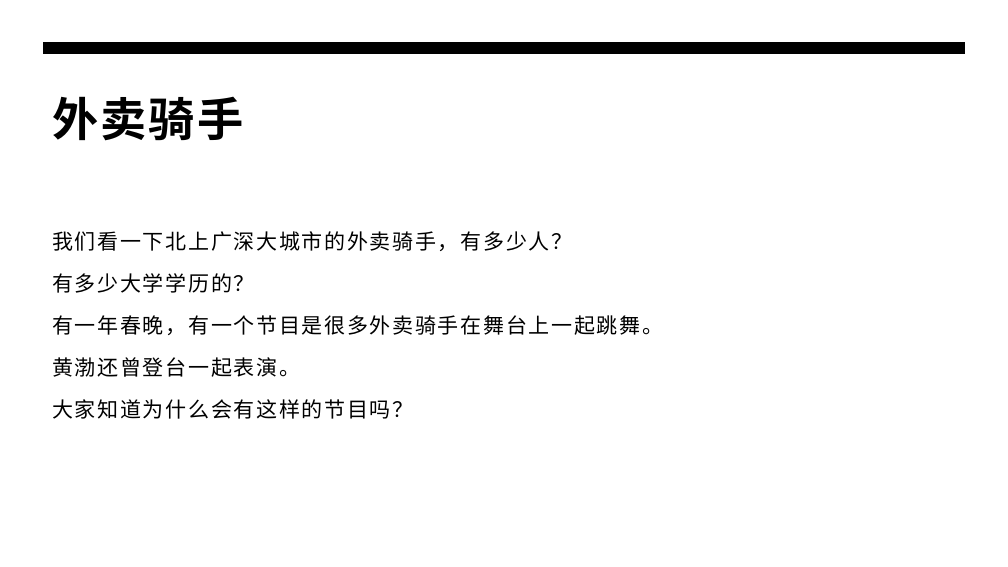
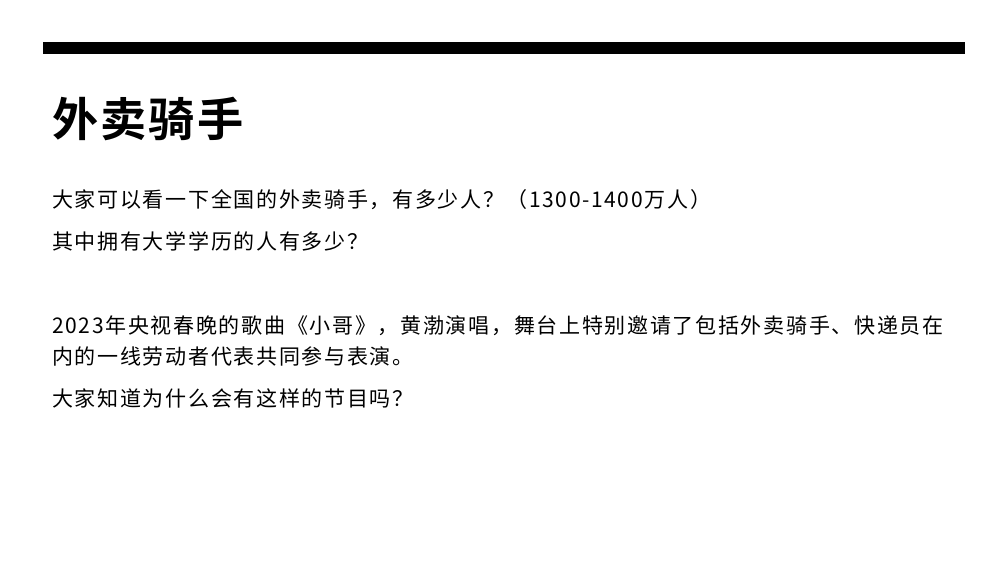
Before and after one commit to panxibei/writing, a slide deck: slide 7 of 44_心理学/24_浥尘伙伴社团原创：浥尘智慧家长课堂/AI时代高智慧家长私教课（第一季）/AI时代高智慧家长私教课（第一季）.pptx. Drawn at 1008x567 pixels with LibreOffice and Linux fonts; fonts in the diff are those of the drawing. Boxes give left, top, right and bottom in pixels: in the first picture for what was removed or moved away, otherwise in the second. Text is boxed around its words. In the diff, an @@ line names an element or a change of style, - is before the commit and + after.

```diff
--- a/44_心理学/24_浥尘伙伴社团原创：浥尘智慧家长课堂/AI时代高智慧家长私教课（第一季）/AI时代高智慧家长私教课（第一季）.pptx
+++ b/44_心理学/24_浥尘伙伴社团原创：浥尘智慧家长课堂/AI时代高智慧家长私教课（第一季）/AI时代高智慧家长私教课（第一季）.pptx
@@ text "大家可以看一下全国的外卖骑手，有多少人？（1300-1400万人）": place and size @@
-text "大家可以看一下全国的外卖骑手，有多少人？（1300-1400万人）" at [52, 231, 663, 419]
+text "大家可以看一下全国的外卖骑手，有多少人？（1300-1400万人）" at [52, 189, 943, 408]
@@ text at [52, 189, 943, 366]: text changed @@
-我们看一下北上广深大城市的外卖骑手，有多少人？
-有多少大学学历的？
-有一年春晚，有一个节目是很多外卖骑手在舞台上一起跳舞。
-黄渤还曾登台一起表演。
+大家可以看一下全国的外卖骑手，有多少人？（1300-1400万人）
+其中拥有大学学历的人有多少？
+2023年央视春晚的歌曲《小哥》，黄渤演唱，舞台上特别邀请了包括外卖骑手、快递员在内的一线劳动者代表共同参与表演。
```
Also in this commit, not shown: 29 other slides changed.
